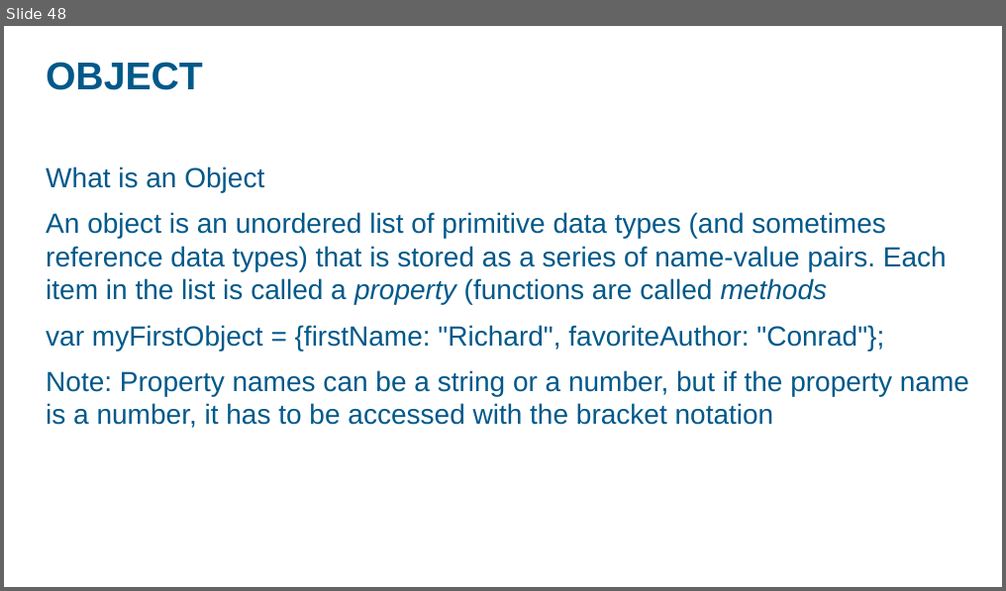
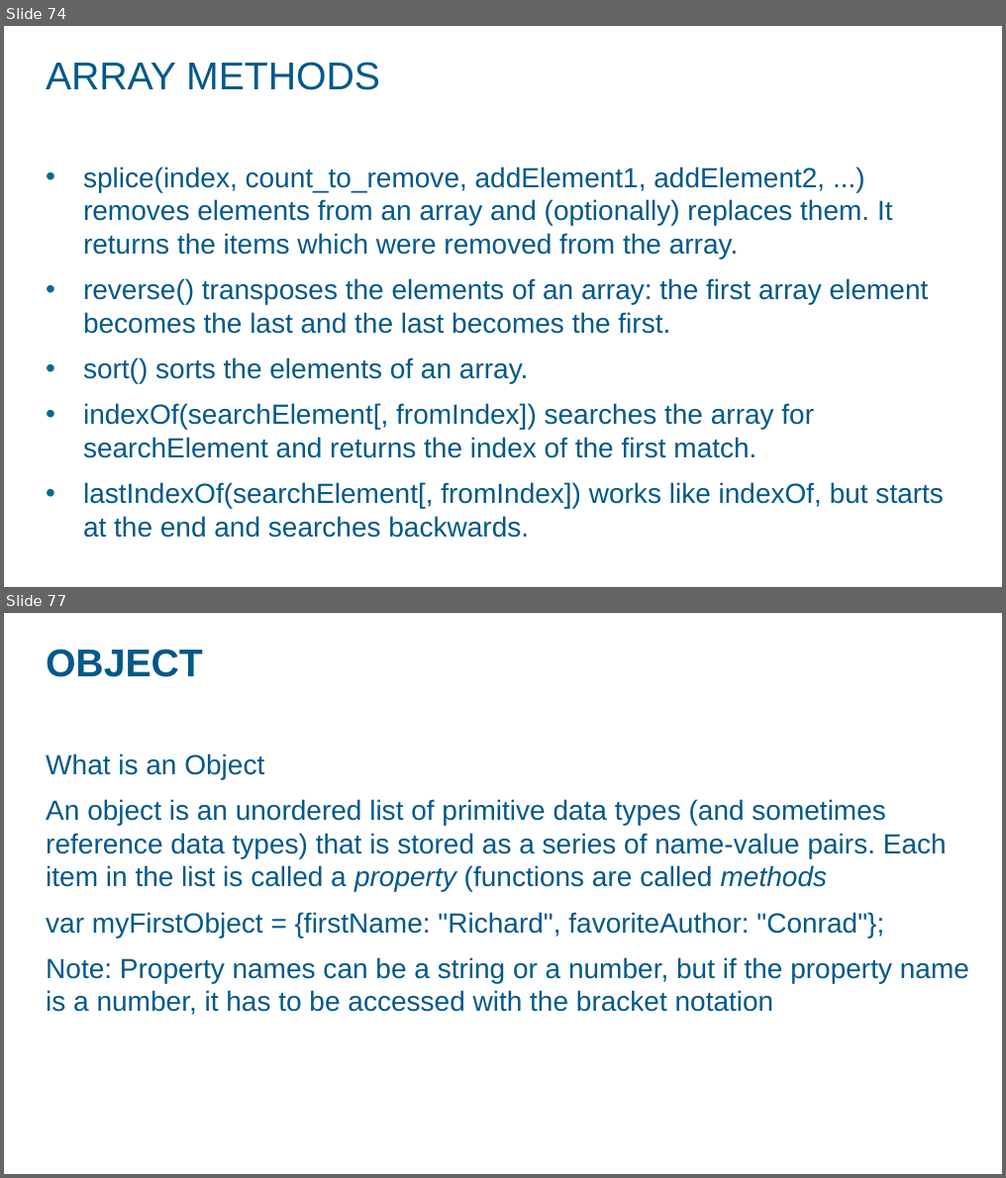
Before and after one commit to ashok07iet/java-script-sample-code, a slide deck: doc/javascript.pptx. Shown one above the other, each under a label of ours: slide 48 before the commit, slides 74 and 77 after it; the slides between them are not shown. The pictures are 1006x591 and 1006x1178 pixels, drawn with LibreOffice and Linux fonts; fonts in the diff are those of the drawing; background and template pictures are left out. Boxes give left, top, right and bottom in pixels: in the first picture for what was removed or moved away, otherwise in the second. Text is boxed around its words. In the diff, an @@ line names an element or a change of style, - is before the commit and + after.

```diff
--- a/doc/javascript.pptx
+++ b/doc/javascript.pptx
@@ slide 74 added at (4,26,1002,587), background picture (left out) @@
@@ title added at (46,62,380,90), 28 pt, text #00598A @@
+ARRAY METHODS
@@ text added at (83,167,943,538), 20 pt, text #00598A @@
+• splice(index, count_to_remove, addElement1, addElement2, ...) removes elements from an array and (optionally) replaces them. It returns the items which were removed from the array.
+• reverse() transposes the elements of an array: the first array element becomes the last and the last becomes the first.
+• sort() sorts the elements of an array.
+• indexOf(searchElement[, fromIndex]) searches the array for searchElement and returns the index of the first match.
+• lastIndexOf(searchElement[, fromIndex]) works like indexOf, but starts at the end and searches backwards.
@@ what was slide 48 is now slide 77 @@
```
Also in this commit, not shown: 2 slides changed, 28 other slides added, 2 other files.
